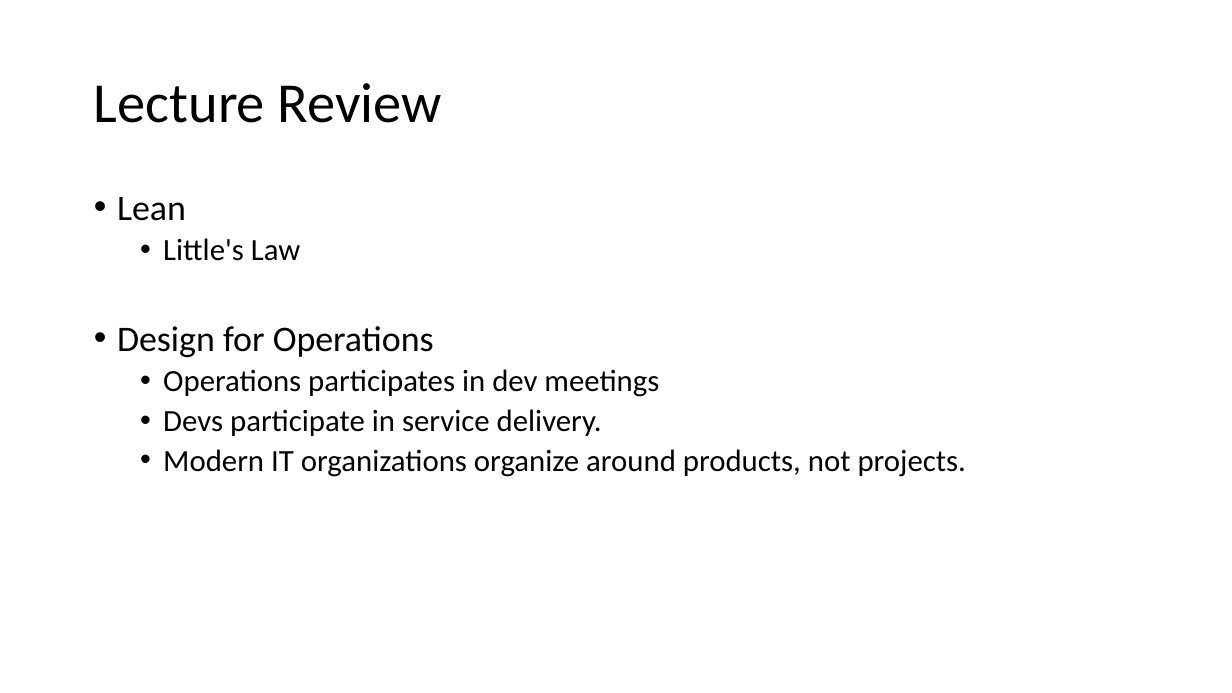
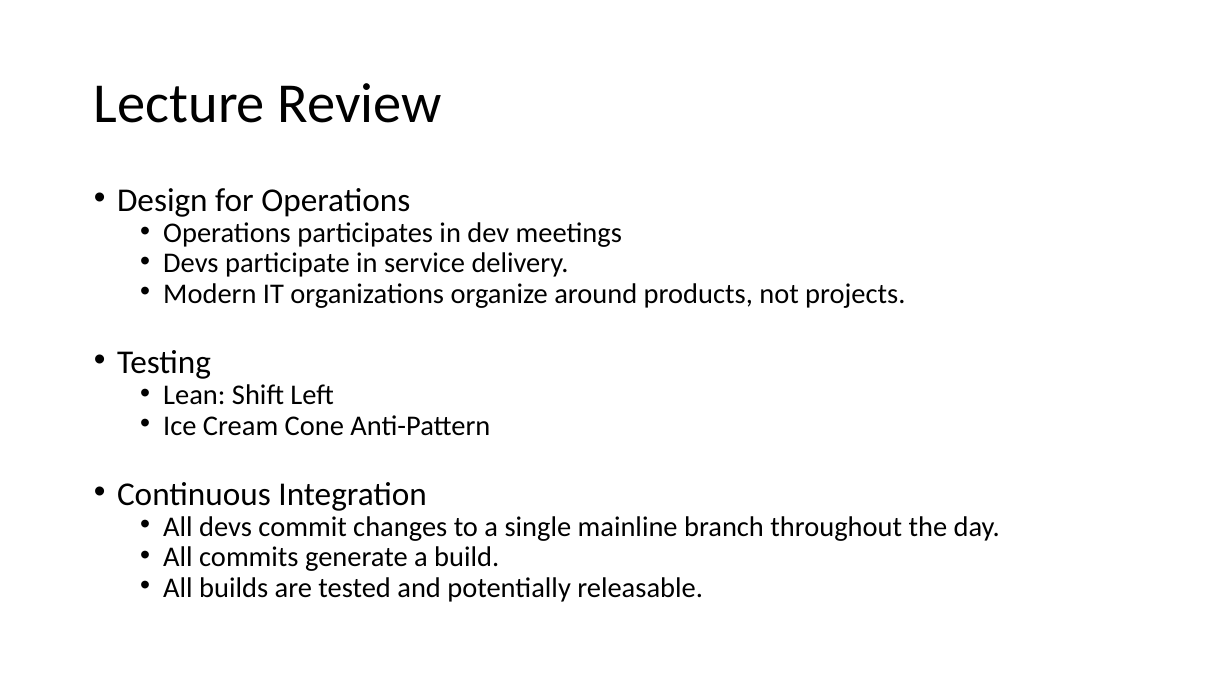
Before and after one commit to jasondbaker/infrastructure-class, a slide deck: slide 5 of review/lecture-review-week-6.pptx. Drawn at 1232x693 pixels with LibreOffice and Linux fonts; fonts in the diff are those of the drawing. Boxes give left, top, right and bottom in pixels: in the first picture for what was removed or moved away, otherwise in the second. Text is boxed around its words. In the diff, an @@ line names an element or a change of style, - is before the commit and + after.

```diff
--- a/review/lecture-review-week-6.pptx
+++ b/review/lecture-review-week-6.pptx
@@ text at <box>117,197,300,261</box>: paragraphs removed @@
-• Lean
-  • Little's Law
@@ text at <box>117,188,905,308</box>: size 28 to 25.9 pt in "Design for Operations"; size 24 to 22.2 pt in "Operations participates in dev meetings", "Devs participate in service delivery.", "Modern IT organizations organize around products, not ..."; line spacing 0.9 to 0.7 @@
@@ text at <box>117,350,1000,602</box>: paragraphs added @@
+• Testing
+  • Lean: Shift Left
+  • Ice Cream Cone Anti-Pattern
+• Continuous Integration
+  • All devs commit changes to a single mainline branch throughout the day.
+  • All commits generate a build.
+  • All builds are tested and potentially releasable.
```
Also in this commit, not shown: 3 other slides changed, 1 slide removed, 7 other files.
